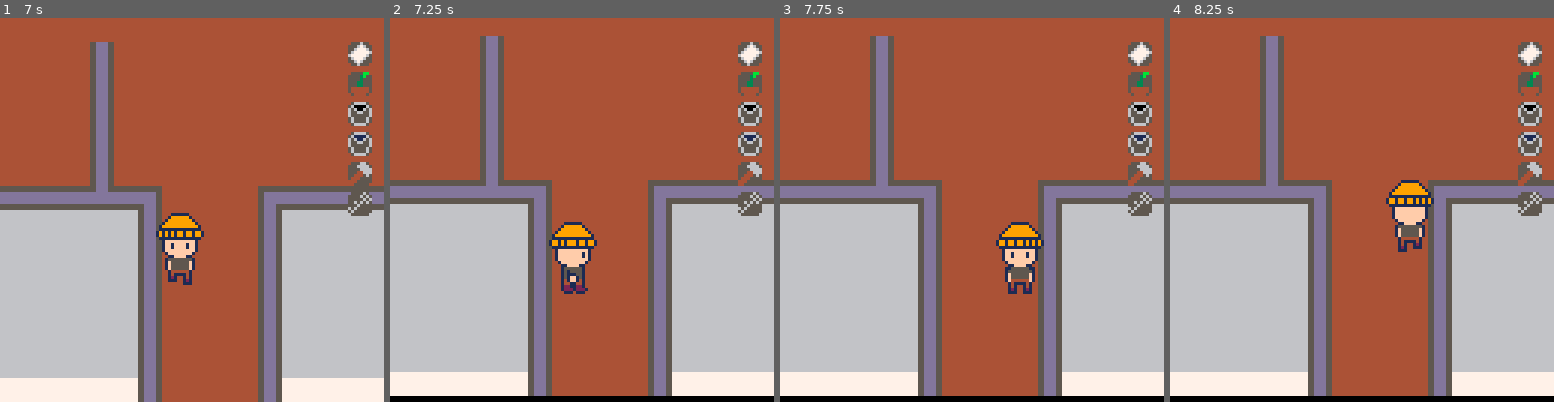
Above: before the commit, frames 1-4 (left to right).
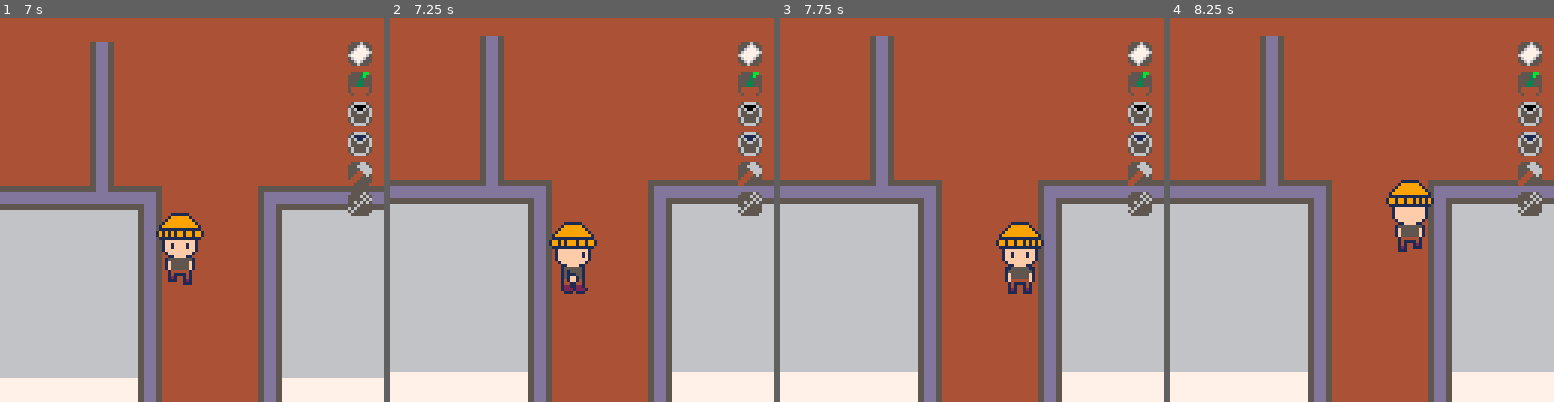
Above: after the commit, the same moments.

Repository: PaoloPortugal/one-last-visit
Game: PICO-8 cartridge mini-jam.p8
Two runs of this game, one before a commit and one after it. Both use one fixed random seed, a clock stepped at 60 frames per second and the inputs below.
Inputs:
- Up to frame 1 (7 s): tap O (Z key) at 0.33, 0.7, 1.43, 2.22, 3.1, 3.98, 4.87, 5.75, 6.63 s; hold Left 1.97-2.37 s; hold Down 2.42-2.82 s; hold Right 2.87-3.53 s; hold Up 3.58-4.08 s; hold Right 4.13-4.53 s; hold Down 4.58-5.08 s; hold Left 5.13-5.8 s; hold Up 5.85-6.18 s; hold Left 6.23-6.63 s; hold Down from 6.68 s (still down)
- Up to frame 2 (7.25 s): release Down at 7.08 s; hold Right from 7.13 s (still down)
- Up to frame 3 (7.75 s): keep holding Right; tap O (Z key) at 7.52 s
- Up to frame 4 (8.25 s): release Right at 7.8 s; hold Up from 7.85 s (still down)

Frame 1 is identical in both runs. In frame 2, 1.6% of the frame differs, in the area x 0-100%, y 98-100%; in frame 3, 1.6%; in frame 4, 1.6%.

Commit message:
Did the system to make the pantry pop in and out of existance

Diff:
--- a/entities.lua
+++ b/entities.lua
@@ -56,6 +56,8 @@
 
         inventory={"paper","plant","empty_bucket","water_bucket","hammer","backyard_key"},
 
+        unlocked_rooms={},
+
         anims={
             -- frames indicates how long each sprite is shown
             -- sprites indicates which sprites are shown
@@ -94,7 +96,7 @@
 
         -- call once per frame
         update=function(self, objects, active_dialogue)
-            self.timeshift=self.y>60*8
+            self.timeshift=self.x>60*8
             self:check_objects(objects)
             if not active_dialogue then
                 self:input()
--- a/gameplay.lua
+++ b/gameplay.lua
@@ -1 +1,38 @@
 -- gameplay
+function make_pantry()
+    local left=44
+    local right=59
+    local top=0
+    local wall_start=16
+    local bottom=22
+
+    mset(left,top,59)
+    for y=top+1,wall_start do mset(left,y,57) end
+    mset(left,wall_start,62)
+
+    for x=left+1,left+2 do
+        mset(x,top,59)
+        for y=top+1,top+5 do mset(x,y,15) end
+        for y=top+6,top+7 do mset(x,y,70) end
+        for y=top+8,bottom do mset(x,y,68) end
+    end
+
+    mset(left+3,top,59)
+    for y=top+1,top+5 do mset(left+3,y,15) end
+    for y=top+6,top+7 do mset(left+3,y,70) end
+    for y=top+8,wall_start-1 do mset(left+3,y,68) end
+    mset(left+3,wall_start,59)
+    for y=wall_start+1,wall_start+4 do mset(left+3,y,31) end
+    for y=wall_start+5,bottom do mset(left+3,y,70) end
+
+    for x=left+4,right-1 do
+        mset(x,top,59)
+        for y=top+1,top+5 do mset(x,y,15) end
+        for y=top+6,top+7 do mset(x,y,70) end
+        for y=top+8,wall_start-1 do mset(x,y,68) end
+    end
+
+    mset(right,top,60)
+    for y=top+1,wall_start do mset(right,y,57) end
+    mset(right,wall_start,63)
+end
--- a/visuals.lua
+++ b/visuals.lua
@@ -214,7 +214,10 @@
     local y0=0
     local y1=46
 
-    map(x0,y0,0,0,x1,y1)
+    local width=x1-x0+1
+    local height=y1-y0+1
+
+    map(x0,y0,0,0,width,height)
 end
 
 function draw_map_over(timeshift)
